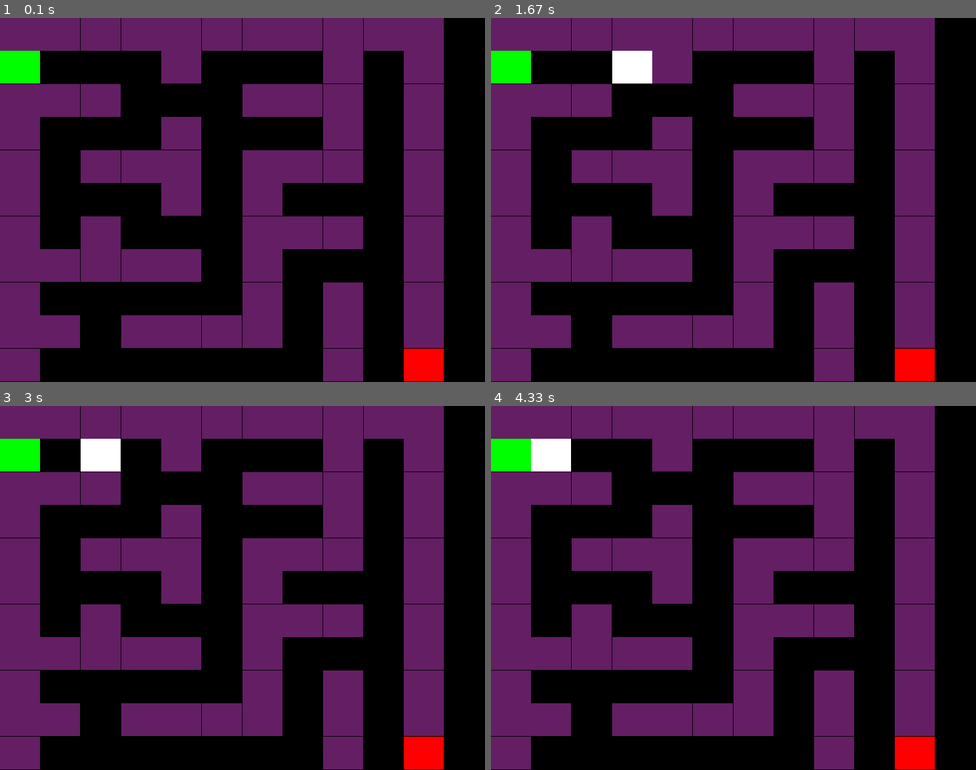
Above: before the commit, frames 1-4 (two rows, left to right).
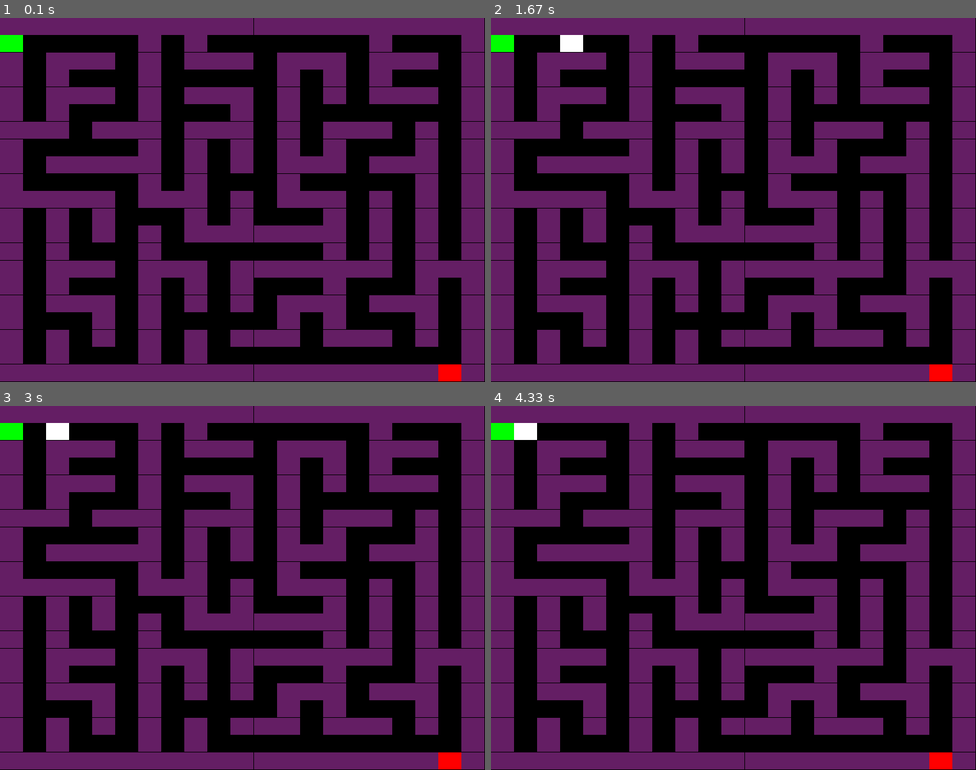
Above: after the commit, the same moments.

Repository: marianodominguez/pythonLab
Game: pygame game, started from maze/testMaze.py
The game is run twice, just before and just after one commit, with the same random seed, the same clock (stepped at 60 frames per second) and the same inputs.
Inputs:
- Up to frame 1 (0.1 s): no input
- Up to frame 2 (1.67 s): hold Right 0.33-0.8 s; hold Up 0.83-1.38 s; hold Right from 1.42 s (still down)
- Up to frame 3 (3 s): release Right at 2.05 s; hold Left 2.08-2.75 s; hold Down from 2.78 s (still down)
- Up to frame 4 (4.33 s): release Down at 3.47 s; hold Left 3.5-4.2 s

The runs differ from the first frame. In frame 1, 50% of the frame differs, in the area x 0-100%, y 0-100%; in frame 2, 50%; in frame 3, 50%; in frame 4, 50%.

Commit message:
add read from file

Diff:
--- a/maze/DisplayMaze.py
+++ b/maze/DisplayMaze.py
@@ -6,7 +6,30 @@
 
 import pygame
 import sys
+import random
 from pygame.locals import *
+
+# Function to read a maze from maze.txt file
+def generate_maze(filename='maze.txt'):
+    """
+    Read maze from a text file
+    """
+    maze = []
+    try:
+        with open(filename, 'r') as file:
+            for line in file:
+                # Remove newline character and add to maze
+                maze.append(line.rstrip('\n'))
+    except FileNotFoundError:
+        print(f"Error: {filename} not found")
+        return []
+    except Exception as e:
+        print(f"Error reading {filename}: {e}")
+        return []
+    return maze
+
+# Default maze from file
+MAZE_100x100 = generate_maze()
 
 class Maze(object):
     '''
@@ -55,27 +78,85 @@
     def setMaze(self,mazeString = [' S ', '   ', ' E ']):
         for row in mazeString:
             self.maze.append(row)
-        self.MAZE_W = len(mazeString[0])
-        self.MAZE_H = len(mazeString)
+        self.MAZE_W = len(mazeString)
+        self.MAZE_H = len(mazeString[0])
         self.hscale = (self.width) / self.MAZE_W
         self.vscale = (self.height) / self.MAZE_H
         #print self.maze
 
-    def move(self,dir):
-        if dir=='U':
-            if self.myY-1 >= 0 and self.maze[self.myX][self.myY-1] == ' ' :
-                self.myY -= 1
-        if dir=='D':
-            if self.myY+1 <= self.MAZE_H and self.maze[self.myX][self.myY+1] == ' ':
-                self.myY += 1
-        if dir=='L':
-            if self.myX-1 >= 0 and self.maze[self.myX-1][self.myY] == ' ' :
-                self.myX -= 1
-        if dir=='R':
-            if self.myX+1 <= self.MAZE_W and self.maze[self.myX+1][self.myY] == ' ':
-                self.myX += 1
+    def is_valid_move(self, dx, dy):
+        """
+        Check if a move is valid (within bounds and target cell is a space or exit)
+
+        Args:
+            dx: Change in x-coordinate
+            dy: Change in y-coordinate
+
+        Returns:
+            bool: True if the move is valid, False otherwise
+        """
+        new_x = self.myX + dx
+        new_y = self.myY + dy
+
+        # Check if the new position is within bounds
+        if new_x < 0 or new_x >= self.MAZE_W or new_y < 0 or new_y >= self.MAZE_H:
+            return False
+
+        # Check if the new position is a space or exit
+        return self.maze[new_x][new_y] == ' ' or self.maze[new_x][new_y] == 'E'
+
+    def perform_move(self, dx, dy):
+        """
+        Perform a move in the specified direction
+
+        Args:
+            dx: Change in x-coordinate
+            dy: Change in y-coordinate
+
+        Returns:
+            bool: True if the exit is reached, False otherwise
+        """
+        self.myX += dx
+        self.myY += dy
+
+        # Check if the exit is reached
+        return self.maze[self.myX][self.myY] == 'E'
+
+    def move(self, dir):
+        """
+        Move the player in the specified direction
+
+        Args:
+            dir: Direction to move ('U', 'D', 'L', 'R')
+
+        Returns:
+            bool: True if the exit is reached, False otherwise
+        """
+        # Define direction vectors (dx, dy) for each direction
+        directions = {
+            'U': (0, -1),
+            'D': (0, 1),
+            'L': (-1, 0),
+            'R': (1, 0)
+        }
+
+        # Get the direction vector
+        if dir not in directions:
+            return False
+
+        dx, dy = directions[dir]
+
+        # Check if the move is valid
+        if self.is_valid_move(dx, dy):
+            # Perform the move and return if exit is reached
+            return self.perform_move(dx, dy)
+
+        return False
 
     def game(self):
+        font = pygame.font.Font(None, 36)
+        exit_reached = False
+
         while True:
             rect = pygame.Rect(self.myX*self.hscale,self.myY*self.vscale,self.hscale,self.vscale)
             pygame.draw.rect(self.screen, (0,0,0), rect)
@@ -84,14 +165,21 @@
                 if event.type == QUIT:
                     sys.exit()
                 if event.type == KEYDOWN:
-                    if event.key == pygame.K_UP:
-                        self.move("U")
-                    if event.key == pygame.K_DOWN:
-                        self.move("D")
-                    if event.key == pygame.K_LEFT:
-                        self.move("L")
-                    if event.key == pygame.K_RIGHT:
-                        self.move("R")
+                    if event.key == pygame.K_UP or event.key == pygame.K_w:
+                        exit_reached = self.move("U")
+                    if event.key == pygame.K_DOWN or event.key == pygame.K_s:
+                        exit_reached = self.move("D")
+                    if event.key == pygame.K_LEFT or event.key == pygame.K_a:
+                        exit_reached = self.move("L")
+                    if event.key == pygame.K_RIGHT or event.key == pygame.K_d:
+                        exit_reached = self.move("R")
+                    # Add WASD as alternative movement keys
+
+                    # Check if exit was reached
+                    if exit_reached:
+                        text = font.render("Congratulations! Exit reached!", True, (255, 255, 0))
+                        text_rect = text.get_rect(center=(self.width/2, self.height/2))
+                        self.screen.blit(text, text_rect)
 
                 rect = pygame.Rect(self.myX*self.hscale,self.myY*self.vscale,self.hscale,self.vscale)
                 pygame.draw.rect(self.screen, (255,255,255), rect)
--- /dev/null
+++ b/maze/maze.txt
@@ -0,0 +1,21 @@
+*S*******************
+*     *   *         *
+* ***** * ******* ***
+* * *   * *   * *   *
+* * * * * *** * *** *
+*     * *           *
+*********** *********
+*         *   *     *
+*** * ******* *** ***
+* * * *     *       *
+* * ***** *** *** * *
+*           * *   * *
+* ********* * * *** *
+* *     * * * * *   *
+* *** *** ********* *
+*     *       *   * *
+***** * * ***** * * *
+* * *   *       *   *
+* * * ************* *
+*             *     E
+*********************
--- /dev/null
+++ b/maze/maze_big.txt
@@ -0,0 +1,101 @@
+*******************************************************************************************************************************************************
+S     *     *  *        *  *     *              *           *     *     *        *     *  *  *                       *     *                 *        *
+*  *  *  ****  *******  *  ****  *************  ****  ****  *  *  ****  ****  ****  ****  *  ****  ****  *******  *  ****  *  *  *************  *******
+*  *     *  *  *           *  *        *  *  *           *  *  *  *        *     *        *     *     *  *        *  *     *  *     *  *  *           *
+*  *******  *  *  *  *******  *******  *  *  *  ****  *  *  *  *******  ****  *******  *  *  *  *  *  *******  *******  **********  *  *  *  *  *******
+*        *  *     *  *  *  *  *     *  *     *     *  *  *     *           *        *  *     *  *  *        *  *        *  *     *     *     *     *  *
+*  *******  *******  *  *  *  *  ****  *  *  *************  *  **********  *  *  **********  *******  ****  *******  *  *  *  *  ****  ****  *  *  *  *
+*        *  *                 *     *     *              *  *     *           *  *     *     *     *  *     *     *  *        *              *  *  *  *
+*  *  *  *  *  ****  ****  *  *  ****  *  *  ****  *  *******  ****  *  ****  ****  ****  *  *  *  *  ****  *  *******  *  *************  ****  *  *  *
+*  *  *           *  *  *  *           *  *     *  *        *        *     *        *     *     *        *     *  *     *           *        *  *     *
+****  ****  ****  ****  *  *  *  *  ****  *  *******  *  *  *  ****  ****  ****  *************  ****  *  ****  *  ****  *  *  ****  *******  ****  *  *
+*  *     *     *        *  *  *  *  *     *        *  *  *        *     *     *     *  *     *     *  *  *     *     *  *  *  *           *     *  *  *
+*  *  *******  **********  *  *******  **********  **********  *******  **********  *  ****  *  *  *******  *  ****  ****  *******  *  *************  *
+*        *              *  *  *  *  *  *     *  *  *  *  *  *  *           *  *     *           *  *  *     *     *  *        *  *  *     *     *     *
+*******  ****  *************  *  *  ****  ****  ****  *  *  ****  *******  *  *******  ****  *******  *  ****  *  *  *******  *  *******  ****  *  *  *
+*     *  *              *  *        *  *  *     *     *        *     *        *  *  *  *  *     *        *     *        *     *     *           *  *  *
+*  *  **********  *  ****  ****  *  *  *  *  *  ****  *  *************  ****  *  *  *  *  *  *******  ****  ****  ****  *  ****  **********  ****  *  *
+*  *  *        *  *        *  *  *  *        *  *        *                 *  *     *     *  *  *  *     *  *     *     *           *     *  *     *  *
+*  ****  *  **********  ****  *  *************  *******  *  ****************  *  *******  ****  *  *  *  **********  *  *  *  **********  ****  *  ****
+*     *  *     *  *     *  *        *     *     *     *  *  *     *  *           *        *     *     *  *        *  *  *  *  *     *  *        *     *
+*  ****  *******  ****  *  ****  *******  *  *******  *  *******  *  *******  ****  *******  *  *  **********  *******  ****  *  *  *  *  ****  *  *  *
+*     *  *           *     *  *     *     *     *           *  *     *  *  *                 *  *        *  *        *        *  *  *  *     *  *  *  *
+****  *  *  ****  *  *******  ****  *  *  *  *  ****  *  ****  *  ****  *  *  *  *************************  *  *  ****  *  *  *  ****  ****  *  *  *  *
+*  *           *  *  *     *           *     *     *  *        *     *     *  *     *              *           *     *  *  *  *     *  *     *  *  *  *
+*  **********  *******  *******************  *  ****  **********  ****  *  *  *******  ****  ****  ****  **********  *  *  *******  *  *  ****  ****  *
+*                 *  *           *  *  *     *        *     *        *  *              *     *  *     *  *  *  *  *     *     *     *  *  *     *  *  *
+*  *************  *  *******  ****  *  *******  *******  ****  *  **********  *  *******  ****  *******  *  *  *  ****  ****  *  *  *  ****  *  *  *  *
+*     *     *                 *  *  *  *  *                 *  *           *  *     *  *        *     *  *  *  *     *     *  *  *  *        *  *  *  *
+*  *  ****  *  *******  *******  *  *  *  *******  *  **********  *******  *  ****  *  *  *  *******  *  *  *  *  *  *  *******  *  ****  *  *  *  *  *
+*  *        *  *           *  *     *        *  *  *  *           *  *  *  *     *  *     *  *     *        *     *        *  *  *  *     *  *  *     *
+****  *************  ****  *  ****  ****  ****  ****  *  *  *  ****  *  *************  ****  ****  *  *  *  **********  *  *  ****  *  **********  ****
+*        *     *     *                 *           *     *  *        *     *  *  *     *     *  *     *  *  *           *           *  *     *  *     *
+*  ****  ****  **********  *  **********  **********  *******  *  *  ****  *  *  ****  *******  *  ****************************  ****  *  ****  ****  *
+*  *                 *     *  *  *           *     *  *  *     *  *  *  *           *     *           *     *  *        *     *  *  *              *  *
+*  ****  ****  *  *  *  ****  *  *  *******  *  *******  **********  *  ****  **********  *******  *  *  *  *  *******  ****  *  *  ****  *  ****  ****
+*  *        *  *  *  *     *           *     *        *           *  *  *        *              *  *  *  *                 *     *     *  *     *  *  *
+****  *  ****  *******  *  ****  *  **********  **********  *  *******  *  *  *  *  ****  ****  *  **********  *******  **********  ****  *  *******  *
+*     *  *  *  *  *  *  *  *  *  *  *        *        *  *  *        *     *  *  *     *     *  *                 *  *  *        *     *  *        *  *
+*  *  ****  ****  *  *  ****  ****  *  *  **********  *  *******  ****  ****  ****  **********  *******  *  *  ****  *  *  *******  ****************  *
+*  *           *        *  *           *  *           *        *     *  *        *  *           *        *  *        *     *  *                 *  *  *
+****  *  *******  *  *  *  *  *  *  ****************  *  *  *******  ****  *  ****  *  ****  ****  ****  *  *  *  *******  *  *  *  *  *  *  *  *  *  *
+*     *  *        *  *  *     *  *  *     *              *  *     *  *  *  *        *  *  *     *  *     *  *  *  *  *     *     *  *  *  *  *  *     *
+*  ****************  *  *******  ****  ****  *  ****  ****  *  ****  *  ****  **********  *  ****  **********  ****  ****  *  *************  ****  *  *
+*  *        *        *  *        *  *  *     *  *     *           *  *  *           *  *        *  *  *        *  *  *        *  *  *           *  *  *
+****  *  *  ****  *  *  *  *  ****  *  *******  ****  *  **********  *  *  **********  ****  *******  *  *  *  *  *  *  *  *  *  *  *  *  ****  *  *  *
+*     *  *  *     *  *  *  *           *        *  *  *     *  *  *        *        *     *  *  *  *     *  *  *     *  *  *  *     *  *  *     *  *  *
+*******  **********  *******  ****  *  **********  *  ****  *  *  *******  *  **********  ****  *  ****  *******  *  *  ****  *  *  *  *******  ****  *
+*        *  *           *     *  *  *                 *  *     *                       *                 *        *     *     *  *        *  *  *     *
+*  ****  *  *******  **********  *  ****  **********  *  *  **********  **********  ****  *******  ****  *******  *  *******  *******  ****  *  *  ****
+*  *                 *     *     *  *  *     *  *     *           *        *           *     *     *  *  *        *        *     *     *              *
+*  ****  ****************  *  *******  *  ****  *************  *******  *  ****  *  *  *******  ****  ****  ****  ****************  *************  ****
+*  *  *  *        *     *              *  *              *  *     *  *  *  *     *  *  *     *  *  *  *     *     *  *  *        *  *     *  *  *     *
+****  **********  *  ****  *  *  ****  ****  ****  *******  ****  *  *  *******  ****  *  *  ****  *  *  *  *******  *  *  **********  ****  *  ****  *
+*     *           *  *  *  *  *  *           *           *              *  *     *     *  *     *  *     *        *                 *  *  *  *     *  *
+****  *  *  *  ****  *  *******  *************************  *******  *  *  *  ****  *  *******  *  ****  ****  *******  **********  *  *  *  *  *  *  *
+*     *  *  *              *     *        *        *           *     *  *     *  *  *     *        *     *  *     *     *        *     *        *     *
+*  *  *******  ****  **********  *  *  *  *  **********  *******  ****  ****  *  *  *  ****  *  *  ****  *  *  ****  *******  *******  *******  *  *  *
+*  *           *  *  *  *           *  *        *           *     *     *     *     *  *  *  *  *     *  *           *        *        *        *  *  *
+*******  ****  *  *  *  *  *******  ****  **********  *  *  **********  ****************  **********  *  *******  **********  *  *******  *  *  ****  *
+*  *        *     *        *     *     *  *     *     *  *  *  *              *        *              *     *                 *  *  *  *  *  *  *     *
+*  ****  *  *  *  *  ****  ****  *  ****  *  *  ****  *******  ****  ****************  *  **********  *******  *  *  *  *  ****  *  *  ****  *  *  ****
+*        *  *  *  *  *  *  *           *  *  *        *           *  *     *  *           *     *     *  *  *  *  *  *  *  *        *  *     *  *     *
+*  *  *******  *  ****  *******  ****  *******  *  ****  *  *************  *  *  *  *  *  ****  ****  *  *  **********  *  *******  *  **********  *  *
+*  *     *     *  *           *     *  *        *  *     *  *           *        *  *  *        *     *  *           *  *  *  *        *     *  *  *  *
+*  **********  *  *  *******  *  ****  *******  ****  *******  ****  ****  ****  ****  **********  ****  ****  *  *  *******  ****  *  *  ****  ****  *
+*     *  *     *  *        *  *     *     *     *  *  *        *     *        *     *     *           *  *     *  *                 *     *     *     *
+*******  *  *  *******  *  ****  *******  *  ****  *  *******  *  ****  ****  *  ****  **********  *  *  *  **********  ****  *  *  *******  ****  *  *
+*           *     *     *        *     *  *  *           *  *  *     *  *     *  *  *           *  *     *  *        *  *  *  *  *        *     *  *  *
+*  ****  ****  *  *  *  *************  ****  *  **********  *  *  ****  *  *******  *******  *******  *  *******  *******  *  *************  *  ****  *
+*  *  *  *     *  *  *           *              *     *        *  *     *  *              *  *        *        *     *              *        *     *  *
+****  *  *  *  *  *  ****  ****  ****  *  *******  *******  *  ****  ****************  *******  *******  **********  **********************  *******  *
+*        *  *  *  *     *  *           *        *        *  *              *     *  *  *           *     *                    *  *           *  *     *
+**********  *******  ****  ****  *******  ****  ****  ****  ****  *******  ****  *  *  *******  *******************  *******  *  ****  *  ****  *  *  *
+*  *     *        *     *  *  *  *           *           *     *     *           *     *     *     *  *  *           *        *  *     *     *     *  *
+*  ****  *  ****************  ****  ****  ****  *  *  *  *  *  *  *******  *  *  ****  *  *  *  *  *  *  *  ****************  *  *  ****  *  *******  *
+*     *  *  *        *     *  *        *  *  *  *  *  *     *  *  *  *  *  *  *        *  *  *  *  *  *  *     *     *           *  *  *  *     *     *
+****  *  *******  *  *  ****  *  ****  ****  **********  **********  *  ****  ****  *  *  *  *******  *  *  ****  ****  *******  *  *  ****  ****  ****
+*        *  *     *  *     *        *     *     *           *  *           *  *  *  *     *     *        *        *     *        *     *        *     *
+*  *******  ****  *******  ****  *******  *  **********  ****  *  *  **********  **********  ****  **********  *******  *  *  ****************  ****  *
+*     *  *           *     *        *        *        *  *  *  *  *           *  *     *     *  *           *     *     *  *        *                 *
+****  *  *  *******  *  ****  ****  ****  *  *  **********  *  *******  *  ****  ****  ****  *  ****  ****  *******  ****  ****  **********  *  ****  *
+*  *        *     *  *     *     *     *  *  *  *              *        *              *        *     *     *  *  *  *        *        *     *  *     *
+*  *******  ****  *  ****  **********  *  ****  *  ****  *  *  ****  *************************  *  *  *  ****  *  ****  *  ****  *  *******************
+*     *     *        *  *        *     *  *  *        *  *  *  *           *        *     *  *     *  *  *  *           *  *  *  *        *        *  *
+*  ****  *  *  *  ****  *  ****************  *  **********  *******  ****  *  ****  *  ****  *  ****  ****  *  ****  ****  *  ****  *******  *  *  *  *
+*  *     *  *  *     *                       *     *     *              *     *  *                 *        *  *  *     *  *  *     *        *  *     *
+*  *  **********  *  ****  *******  ****  *******  ****  ****  *******  *  ****  **********  ****  *  *  *******  *  *******  *  *  *  **********  *  *
+*     *  *  *  *  *  *        *        *        *  *  *        *     *  *           *  *     *     *  *     *  *        *  *     *        *     *  *  *
+*  ****  *  *  *  ****  *  *******  *******  *******  *  ****  *  *  *  *  ****  ****  ****  *************  *  *  *******  *************  ****  ****  *
+*        *  *  *        *        *     *  *     *     *  *     *  *  *  *     *     *        *  *  *                 *                 *  *        *  *
+*  *  ****  *  *  ****  **********  *  *  *  *******  ****  *  ****  ****  ****  *******  *  *  *  *  **********  **********  *  ****  *  ****  *  ****
+*  *     *        *  *  *     *  *  *     *  *        *     *     *        *        *     *  *        *  *     *  *  *        *  *     *        *  *  *
+****  *  *  *******  *  ****  *  *  *  ****  *  **********  *  *************  *  *  *  ****  *  ****  *  *  *******  *******  *******  ****  *  ****  *
+*     *  *  *              *        *  *  *        *     *  *  *           *  *  *  *     *  *  *                                   *     *  *        *
+*  *******  **********  *******  *  ****  *******  *  ****  *******  *  *  *************  *************  *  *  *  *  *  *  ****  *  *******  ****  *  *
+*  *  *     *     *     *     *  *              *  *     *     *  *  *  *  *     *              *        *  *  *  *  *  *  *     *  *  *  *  *  *  *  *
+****  ****  *  *  **********  ****  ****  ****  *  *  *******  *  ****  ****  *  **********  ****  *******  ****  ****  *************  *  ****  ****  *
+*     *        *  *           *  *     *  *  *  *  *  *           *  *        *           *  *  *  *     *  *        *                 *        *     *
+*  *  *******  ****  **********  *  *******  *  ****  ****  *******  *  ****  *******  ****  *  *  ****  *******  *  *******  *******  *  ****  ****  *
+*  *           *                    *                          *           *     *           *     *              *  *           *           *     *  E
+*******************************************************************************************************************************************************
--- a/maze/testMaze.py
+++ b/maze/testMaze.py
@@ -1,19 +1,10 @@
-from DisplayMaze import Maze
+from DisplayMaze import Maze, generate_maze
 
-map = ['*S**********',
-       '* *    * * *',
-       '* * * **   *',
-       '*   *  * * *',
-       '** *** * * *',
-       '*        * *',
-       '* * ****** *',
-       '* * * *    *',
-       '***** * ****',
-       '*          *',
-       '**********E*',
-       ]
+# Read maze from file
+maze_map = generate_maze()
 
+# Create a maze instance, set the maze, display it, and start the game
 m = Maze()
-m.setMaze(map)
+m.setMaze(maze_map)
 m.display()
 m.game()
